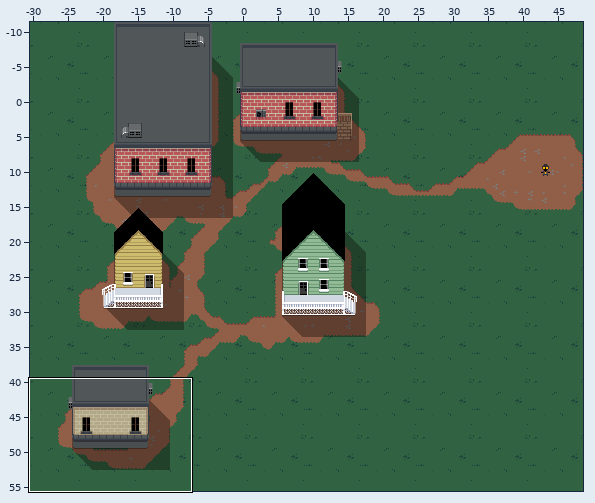
One commit to this Tiled map: assets/maps/start.tmx. The picture above shows the old version from afar; the outline marks the close-up.
Close-up. As it was:
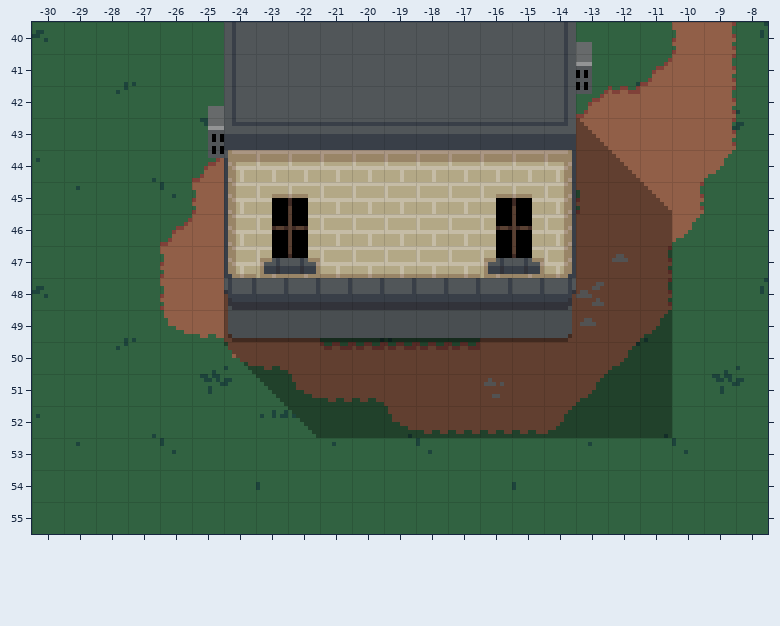
Cells are 8x8 px. Shown: x -30..-8, y 40..55. The commit also changed other parts of the map, which this record leaves out.
New version:
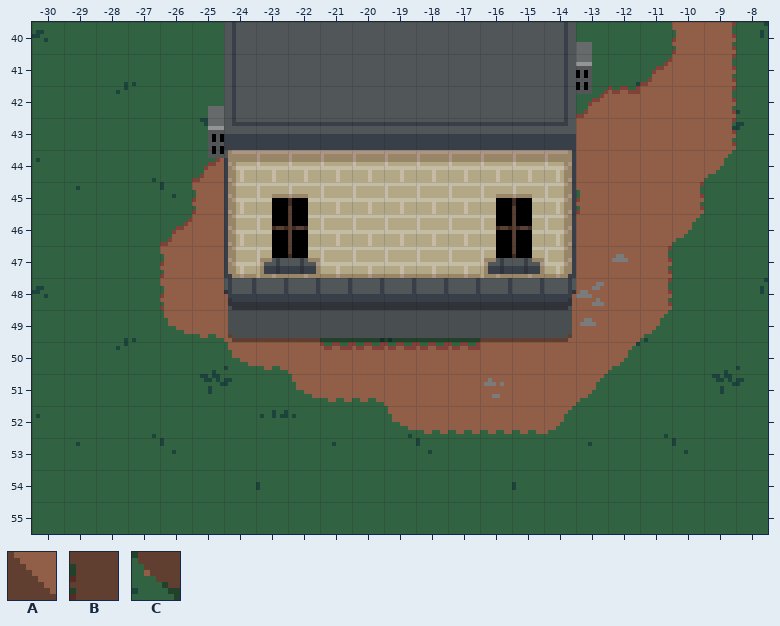
Key: from "shadows": A 2, B 4, C 6.
_ is an empty cell.
See-through tiles are keyed as they look on the map.
The author wrote: Remove house shadows, add shadow merging
Diff:
Layer "Shadows" (removed):
y 43: x -13 A -> _
y 44: x -13..-12 BA -> __
y 45: x -13..-11 BBA -> ___
y 46..47: x -13..-11 BBB -> ___
y 48: x -24 B -> _; x -14..-11 BBBB -> ____
y 49: x -24..-11 BBBBBBBBBBBBBB -> ______________
y 50: x -24..-11 CBBBBBBBBBBBBB -> ______________
y 51: x -23..-11 CBBBBBBBBBBBB -> _____________
y 52: x -22..-11 CBBBBBBBBBBB -> ____________
Boxes around the changes in both close-ups, in picture pixels (x1, y1, x2, y2):
removed: (224, 118, 672, 438)
